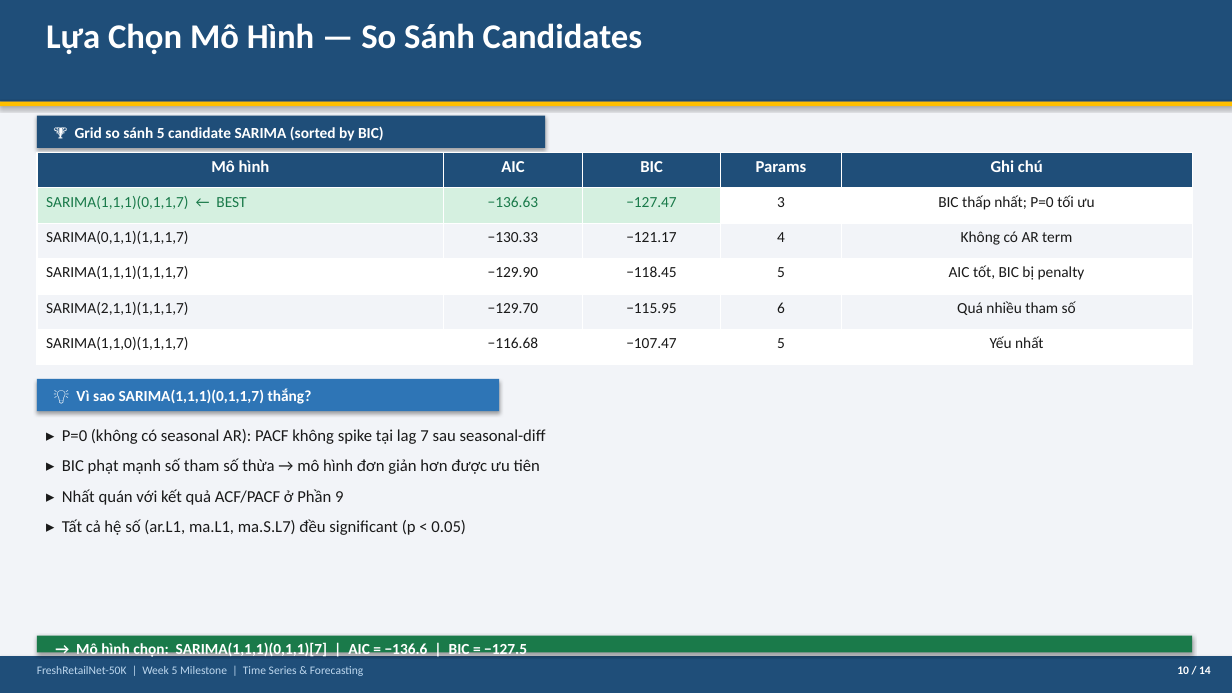
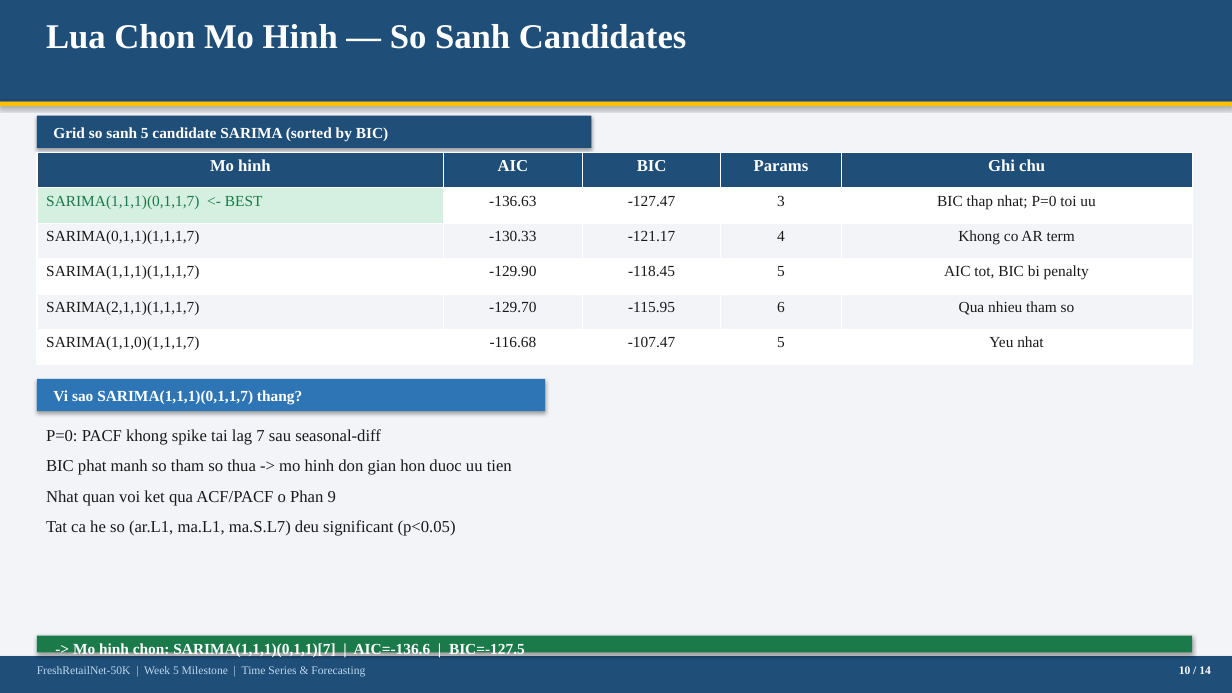
Before and after one commit to thanh-tai-435/TimeSeriesMrSu, a slide deck: slide 10 of Week5_Slides.pptx. Drawn at 1232x693 pixels with LibreOffice and Linux fonts; fonts in the diff are those of the drawing. Boxes give left, top, right and bottom in pixels: in the first picture for what was removed or moved away, otherwise in the second. Text is boxed around its words. In the diff, an @@ line names an element or a change of style, - is before the commit and + after.

```diff
--- a/Week5_Slides.pptx
+++ b/Week5_Slides.pptx
@@ text at <box>46,24,686,49</box>: text changed; font Calibri to Times New Roman @@
-Lựa Chọn Mô Hình — So Sánh Candidates
+Lua Chon Mo Hinh — So Sanh Candidates
@@ rectangle: place and size @@
-rectangle at <box>37,116,545,148</box>
+rectangle at <box>37,116,592,148</box>
@@ text at <box>53,127,388,141</box>: text changed; font Calibri to Times New Roman @@
-🏆 Grid so sánh 5 candidate SARIMA (sorted by BIC)
+Grid so sanh 5 candidate SARIMA (sorted by BIC)
@@ table at <box>37,152,1192,365</box> @@
-row 1, column 1: Mô hình
+row 1, column 1: Mo hinh
-row 1, column 5: Ghi chú
+row 1, column 5: Ghi chu
-row 2: SARIMA(1,1,1)(0,1,1,7) ← BEST | −136.63 | −127.47 | 3 | BIC thấp nhất; P=0 tối ưu
+row 2: SARIMA(1,1,1)(0,1,1,7) <- BEST | -136.63 | -127.47 | 3 | BIC thap nhat; P=0 toi uu
-row 3: SARIMA(0,1,1)(1,1,1,7) | −130.33 | −121.17 | 4 | Không có AR term
+row 3: SARIMA(0,1,1)(1,1,1,7) | -130.33 | -121.17 | 4 | Khong co AR term
-row 4: SARIMA(1,1,1)(1,1,1,7) | −129.90 | −118.45 | 5 | AIC tốt, BIC bị penalty
+row 4: SARIMA(1,1,1)(1,1,1,7) | -129.90 | -118.45 | 5 | AIC tot, BIC bi penalty
-row 5: SARIMA(2,1,1)(1,1,1,7) | −129.70 | −115.95 | 6 | Quá nhiều tham số
+row 5: SARIMA(2,1,1)(1,1,1,7) | -129.70 | -115.95 | 6 | Qua nhieu tham so
-row 6: SARIMA(1,1,0)(1,1,1,7) | −116.68 | −107.47 | 5 | Yếu nhất
+row 6: SARIMA(1,1,0)(1,1,1,7) | -116.68 | -107.47 | 5 | Yeu nhat
@@ fill #D5F0E0 to #FFFFFF in 2 cells @@
@@ font Calibri to Times New Roman in "AIC", "BIC", "Params", "3" and 8 more places @@
@@ rectangle: place and size @@
-rectangle at <box>37,379,499,411</box>
+rectangle at <box>37,379,545,411</box>
@@ text at <box>53,390,302,405</box>: text changed; font Calibri to Times New Roman @@
-💡 Vì sao SARIMA(1,1,1)(0,1,1,7) thắng?
+Vi sao SARIMA(1,1,1)(0,1,1,7) thang?
@@ text at <box>46,429,512,536</box>: text changed; font Calibri to Times New Roman @@
-▸ P=0 (không có seasonal AR): PACF không spike tại lag 7 sau seasonal-diff
-▸ BIC phạt mạnh số tham số thừa → mô hình đơn giản hơn được ưu tiên
-▸ Nhất quán với kết quả ACF/PACF ở Phần 9
-▸ Tất cả hệ số (ar.L1, ma.L1, ma.S.L7) đều significant (p < 0.05)
+P=0: PACF khong spike tai lag 7 sau seasonal-diff
+BIC phat manh so tham so thua -> mo hinh don gian hon duoc uu tien
+Nhat quan voi ket qua ACF/PACF o Phan 9
+Tat ca he so (ar.L1, ma.L1, ma.S.L7) deu significant (p<0.05)
@@ text "FreshRetailNet-50K | Week 5 Milestone ..." at <box>37,666,365,677</box>: font Calibri to Times New Roman @@
@@ text at <box>73,642,525,658</box>: text changed; font Calibri to Times New Roman @@
-→ Mô hình chọn: SARIMA(1,1,1)(0,1,1)[7] | AIC = −136.6 | BIC = −127.5
+-> Mo hinh chon: SARIMA(1,1,1)(0,1,1)[7] | AIC=-136.6 | BIC=-127.5
@@ text "10 / 14" at <box>1179,666,1211,674</box>: font Calibri to Times New Roman @@
```
Also in this commit, not shown: 12 other slides changed, 1 slide added, 1 slide removed, 13 other files.
